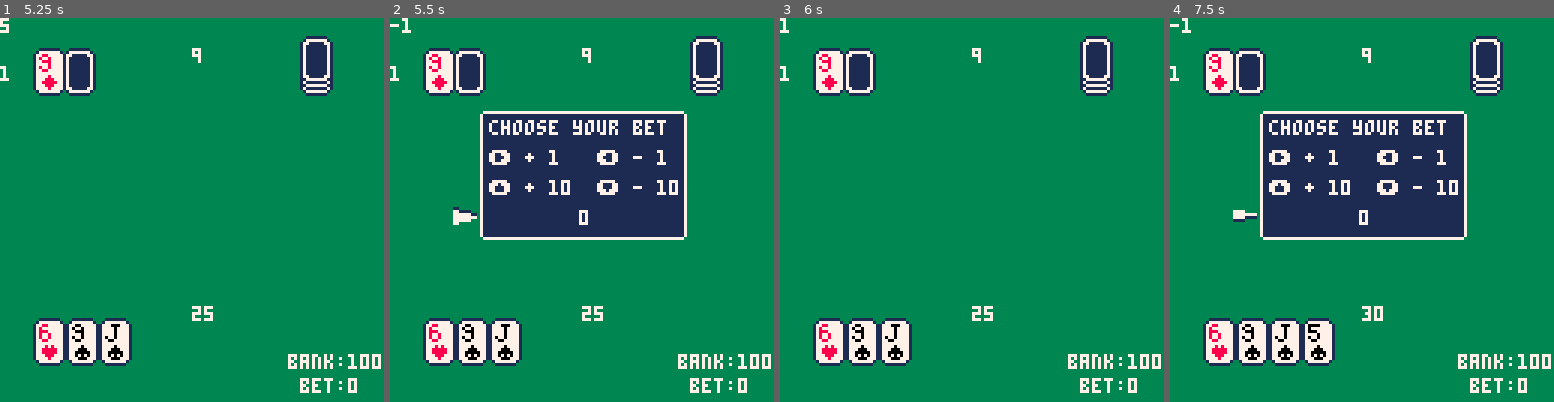
Above: before the commit, frames 1-4 (left to right).
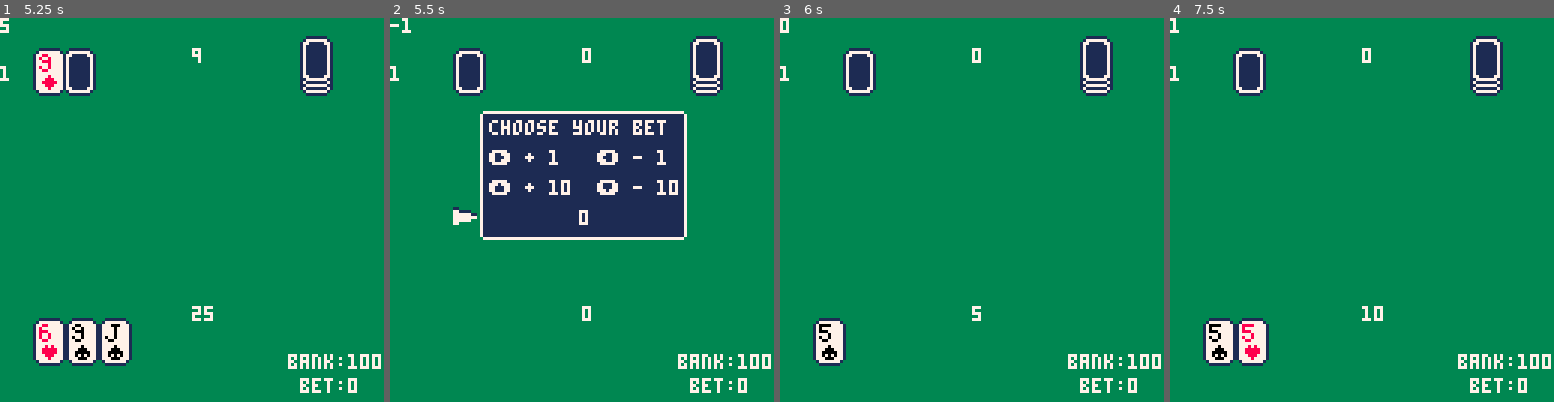
Above: after the commit, the same moments.

Repository: UA-koval/blackjack-pico-8
Game: PICO-8 cartridge blackjack.p8
Two runs of this game, one before a commit and one after it. Both use one fixed random seed, a clock stepped at 60 frames per second and the inputs below.
Inputs:
- Up to frame 1 (5.25 s): tap O (Z key) at 0.7, 1.7, 2.1, 2.5, 2.9, 3.3, 3.7, 4.1, 4.5, 4.9 s; hold Right 1.6-2.1 s; hold Up 2.15-2.42 s; hold Right 2.47-3.03 s; hold Left 3.08-3.58 s; hold Down 3.63-3.97 s; hold Right 4.02-4.68 s; hold Up 4.73-5.03 s; hold Left from 5.08 s (still down)
- Up to frame 2 (5.5 s): keep holding Left; tap O (Z key) at 5.3 s
- Up to frame 3 (6 s): release Left at 5.68 s; tap O (Z key) at 5.7 s; hold Down from 5.73 s (still down)
- Up to frame 4 (7.5 s): release Down at 6.03 s; hold Right 6.08-6.58 s; tap O (Z key) every 0.4 s from 6.1 to 7.3 s; hold Right 6.63-7.13 s; hold Up 7.18-7.45 s

Frame 1 is identical in both runs. In frame 2, 4.0% of the frame differs, in the area x 8-56%, y 7-91%; in frame 3, 3.3%; in frame 4, 22%, in the area x 0-78%, y 0-91%.

Commit message:
Game logic finished.

Diff:
--- a/blackjack.p8
+++ b/blackjack.p8
@@ -8,6 +8,7 @@
 -- - poker chips for bet ui
 -- - game result ui
 -- - game start ui
+-- - restart game
 
 -- game logic vars
 bet = 0
@@ -39,6 +40,12 @@
 tempbet = 0
 
 -- game logic functions
+function reset_game()
+hand = {}
+dealer = {}
+stage=-1
+end
+
 function generate_card()
  return {flr(rnd(13)),flr(rnd(4))}
 end
@@ -232,7 +239,7 @@
 
 
 if stage==6 then
-	if (btnp(4)) stage=-1
+	if (btnp(4)) reset_game()
 end
 -- result screen backend
 
--- /dev/null
+++ b/chips_draw_algo.p8
@@ -0,0 +1,47 @@
+pico-8 cartridge // http://www.pico-8.com
+version 41
+__lua__
+chip_vals={50,25,10,5,1}
+chip_amount={}
+x = 234
+sx=64 sy=64 n=0
+
+cls()
+
+for v in all(chip_vals) do
+--print(v.."*("..x.."//"..v..")), ("..flr(x/v)..")"..", y="..(v * (flr(x/v))))
+y = (v * (flr(x/v)))
+chip_amount[v]=flr(x/v)
+x-=y
+end
+
+for k,v in pairs(chip_amount) do
+--print(k.." "..v)
+if k == 50 then n = 5
+elseif k == 25 then n = 4
+elseif k == 10 then n = 3
+elseif k == 5 then n = 2
+else n = 1 end
+	for a=0,v do
+		spr(n,sx,sy)
+		sy-=2
+	end
+sx+=10
+sy=64
+
+for k,v in pairs(chip_amount) do
+	print(k.." "..v)
+end
+
+for k in all(chip_amount) do
+	print(k)
+end
+
+end
+__gfx__
+00000000007777000088880000bbbb0000cccc000055550000000000000000000000000000000000000000000000000000000000000000000000000000000000
+000000007777777788888888bbbbbbbbcccccccc5555555500000000000000000000000000000000000000000000000000000000000000000000000000000000
+007007007777777788888888bbbbbbbbcccccccc5555555500000000000000000000000000000000000000000000000000000000000000000000000000000000
+000770007777777788888888bbbbbbbbcccccccc5555555500000000000000000000000000000000000000000000000000000000000000000000000000000000
+00077000117777111188881111bbbb1111cccc111155551100000000000000000000000000000000000000000000000000000000000000000000000000000000
+00700700001111000011110000111100001111000011110000000000000000000000000000000000000000000000000000000000000000000000000000000000
